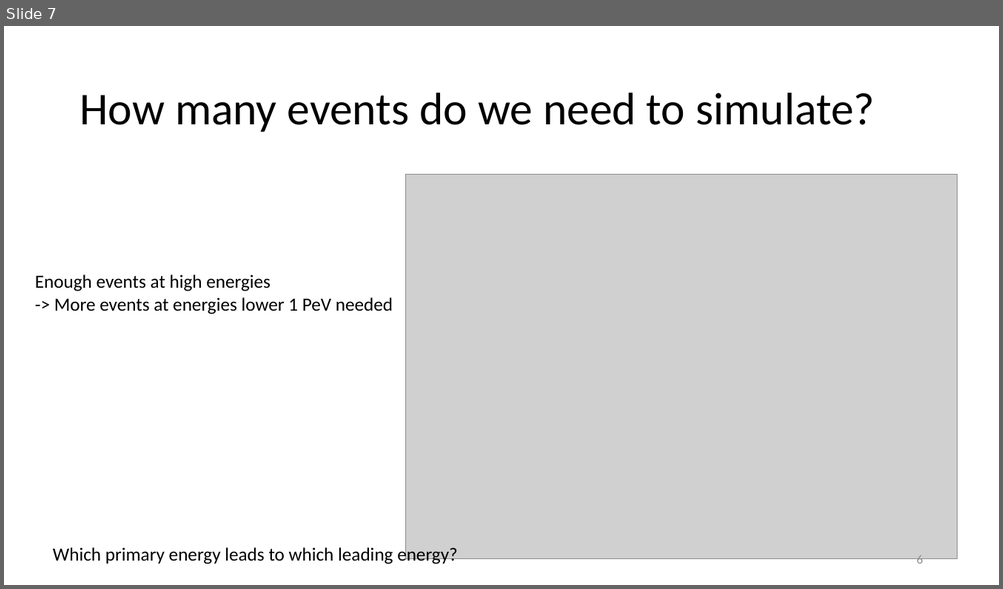
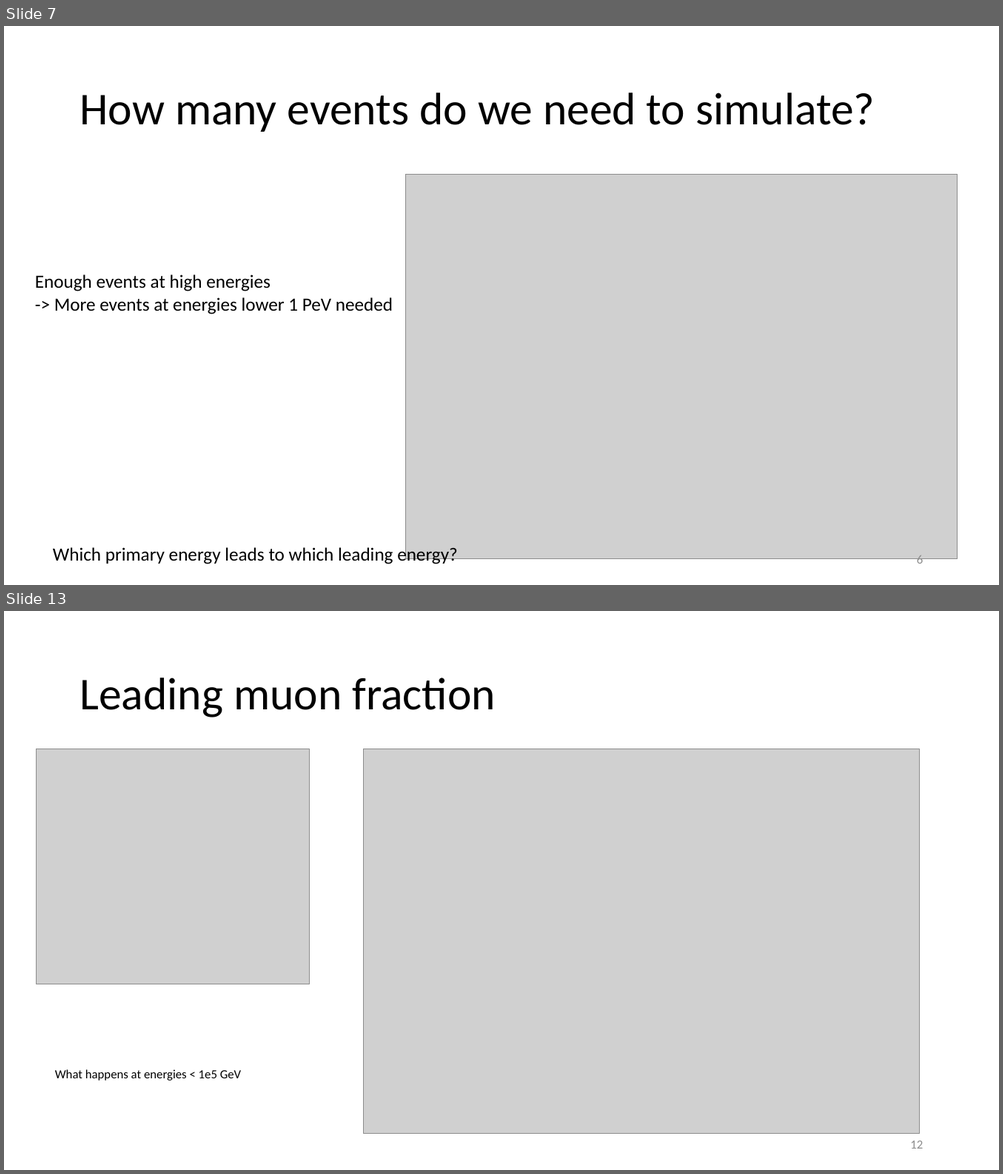
Before and after one commit to pascalgutjahr/presentations, a slide deck: cr_group/prompt_20230831.pptx. Shown one above the other, each under a label of ours: slide 7 before the commit, slides 7 and 13 after it; the slides between them are not shown. The pictures are 1003x589 and 1003x1174 pixels, drawn with LibreOffice and Linux fonts; fonts in the diff are those of the drawing; grey boxes stand for pictures. Boxes give left, top, right and bottom in pixels: in the first picture for what was removed or moved away, otherwise in the second. Text is boxed around its words. In the diff, an @@ line names an element or a change of style, - is before the commit and + after.

```diff
--- a/cr_group/prompt_20230831.pptx
+++ b/cr_group/prompt_20230831.pptx
@@ slide 13 added at (x1=4, y1=611, x2=999, y2=1170), background #FFFFFF @@
@@ title added at (x1=79, y1=678, x2=495, y2=718), 44 pt, text #000000 @@
+Leading muon fraction
@@ picture added at (x1=36, y1=749, x2=309, y2=985) @@
@@ picture added at (x1=363, y1=749, x2=919, y2=1134) @@
@@ text added at (x1=55, y1=1070, x2=241, y2=1081), 12 pt, text #000000 @@
+What happens at energies < 1e5 GeV
@@ page number added at (x1=910, y1=1141, x2=922, y2=1149), 12 pt, text #8C8C8C @@
+12
```
Also in this commit, not shown: 3 slides changed, 3 other slides added.
